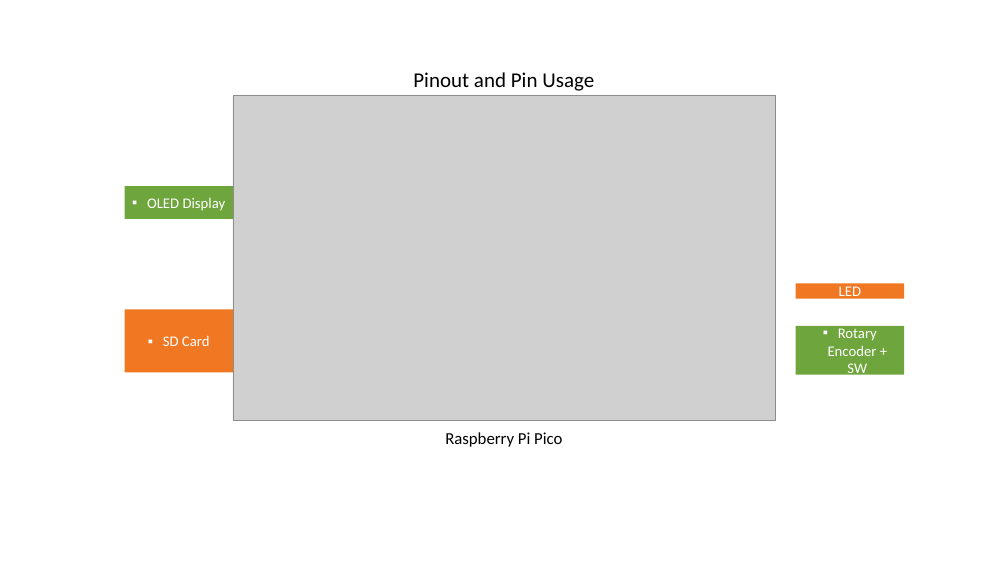
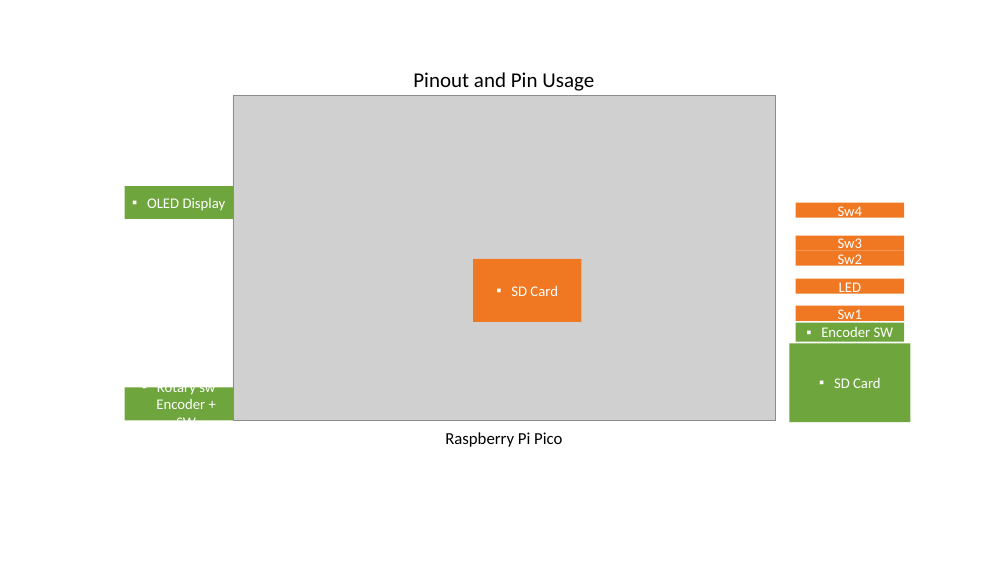
Before and after one commit to BasementEngineering/lekey, a slide deck: slide 1 of ECAD/Shematic.pptx. Drawn at 1008x567 pixels with LibreOffice and Linux fonts; fonts in the diff are those of the drawing; grey boxes stand for pictures. Boxes give left, top, right and bottom in pixels: in the first picture for what was removed or moved away, otherwise in the second. Text is boxed around its words. In the diff, an @@ line names an element or a change of style, - is before the commit and + after.

```diff
--- a/ECAD/Shematic.pptx
+++ b/ECAD/Shematic.pptx
@@ rectangle added at [796, 203, 904, 218], fill #F07823, 14 pt, text #FFFFFF @@
+Sw4
@@ rectangle added at [796, 236, 904, 251], fill #F07823, 14 pt, text #FFFFFF @@
+Sw3
@@ rectangle "SD Card": place and size @@
-rectangle "SD Card" at [125, 309, 233, 372]
+rectangle "SD Card" at [473, 259, 582, 321]
@@ rectangle added at [796, 250, 904, 265], fill #F07823, 14 pt, text #FFFFFF @@
+Sw2
@@ rectangle "LED": place and size @@
-rectangle "LED" at [796, 284, 904, 299]
+rectangle "LED" at [796, 279, 904, 294]
@@ rectangle added at [796, 306, 904, 321], fill #F07823, 14 pt, text #FFFFFF @@
+Sw1
@@ rectangle added at [796, 323, 904, 342], fill #6EA53C, 14 pt, text #FFFFFF @@
+▪ Encoder SW
@@ rectangle added at [789, 343, 910, 422], fill #6EA53C, 14 pt, text #FFFFFF @@
+▪ SD Card
@@ rectangle "Rotary sw Encoder + SW": place and size @@
-rectangle "Rotary sw Encoder + SW" at [796, 326, 904, 375]
+rectangle "Rotary sw Encoder + SW" at [125, 387, 233, 420]
@@ text in rectangle at [156, 387, 215, 421]: text changed @@
-▪ Rotary Encoder + SW
+▪ Rotary sw Encoder + SW
```
Also in this commit, not shown: 9 other files.
